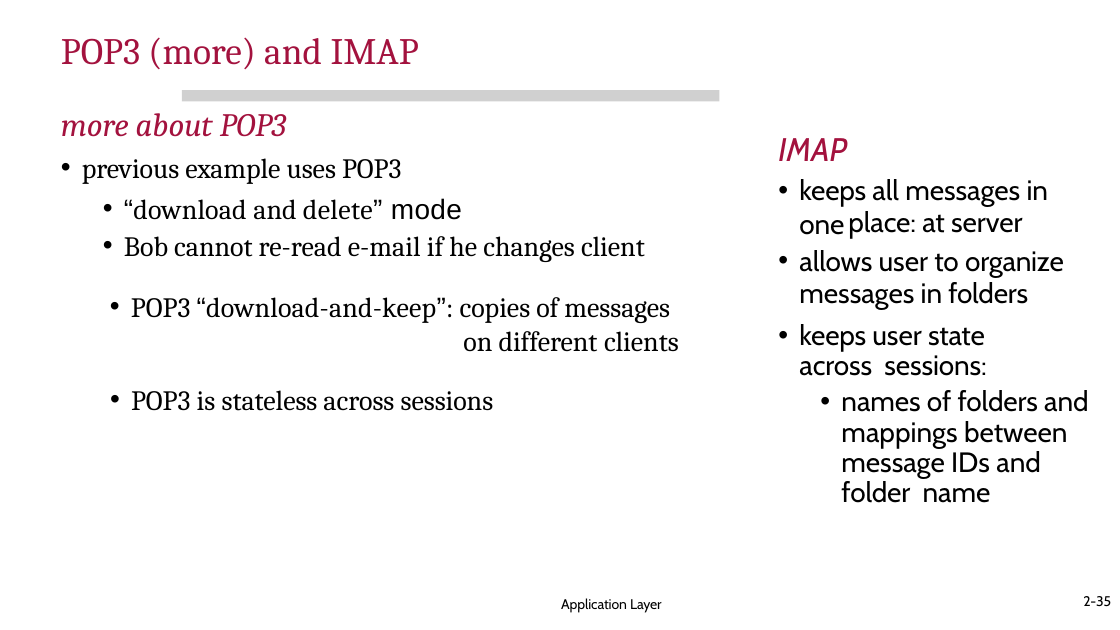
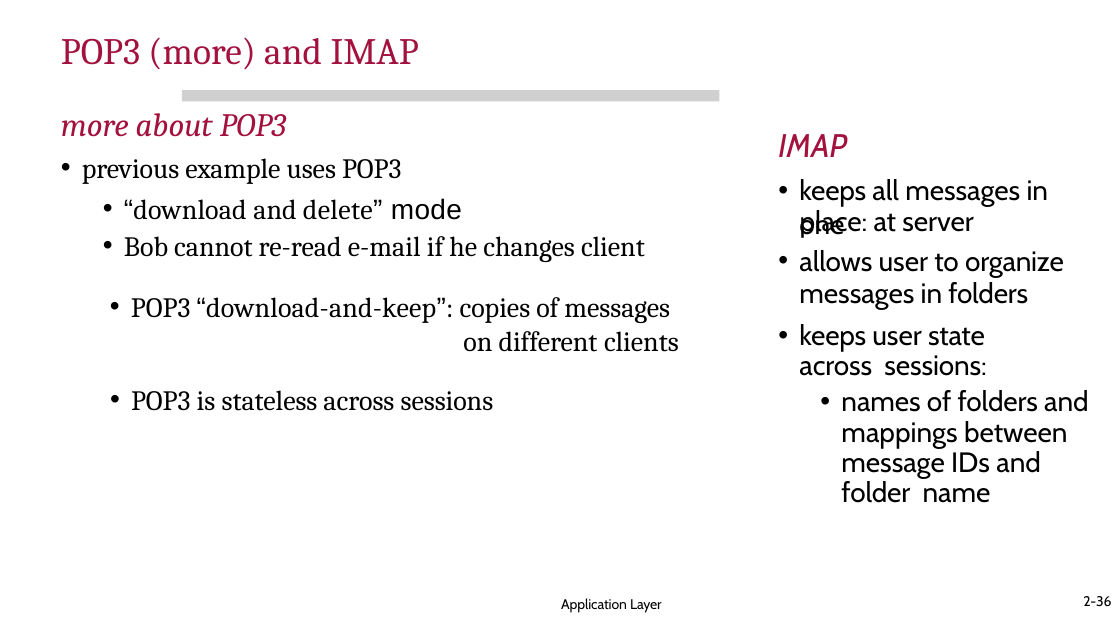
Before and after one commit to Giriiri-g/semester-3, a slide deck: slide 36 of ICN materials 204/Lecture7_Application Layer-2-HTTPcookies-FTP.pptx (slide 35 before the commit). Drawn at 1120x630 pixels with LibreOffice and Linux fonts; fonts in the diff are those of the drawing; grey boxes stand for pictures; background and template pictures are left out. Boxes give left, top, right and bottom in pixels: in the first picture for what was removed or moved away, otherwise in the second. Text is boxed around its words. In the diff, an @@ line names an element or a change of style, - is before the commit and + after.

```diff
--- a/ICN materials 204/Lecture7_Application Layer-2-HTTPcookies-FTP.pptx
+++ b/ICN materials 204/Lecture7_Application Layer-2-HTTPcookies-FTP.pptx
@@ text "IMAP" moved from (x1=778, y1=138, x2=847, y2=161) to (x1=778, y1=134, x2=847, y2=157) @@
@@ text "place: at server" moved from (x1=848, y1=211, x2=1022, y2=239) to (x1=800, y1=210, x2=973, y2=237) @@
@@ page number at (x1=1083, y1=596, x2=1111, y2=607): text changed @@
-2-35
+2-36
```
Also in this commit, not shown: 9 other slides changed, 1 slide added, 8 other files.
